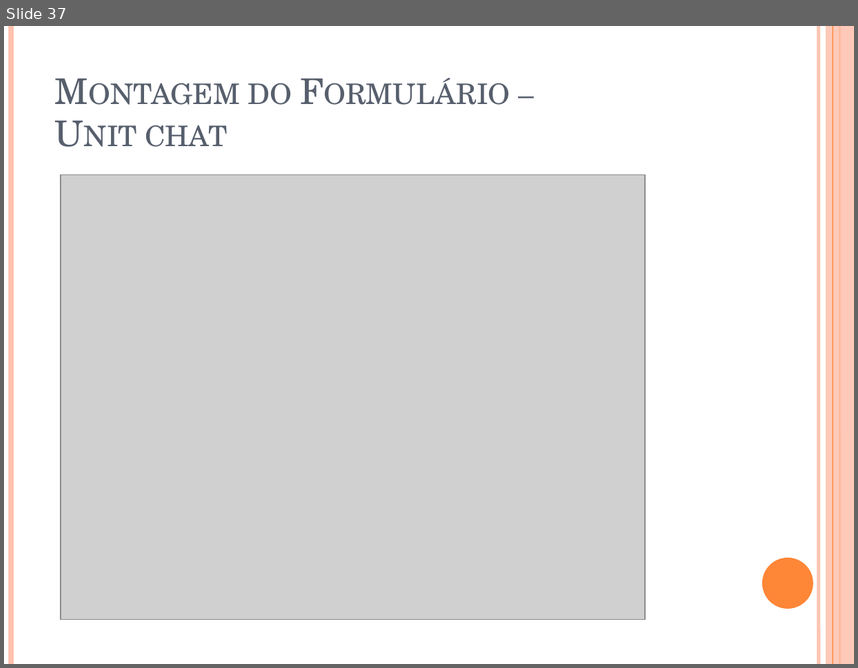
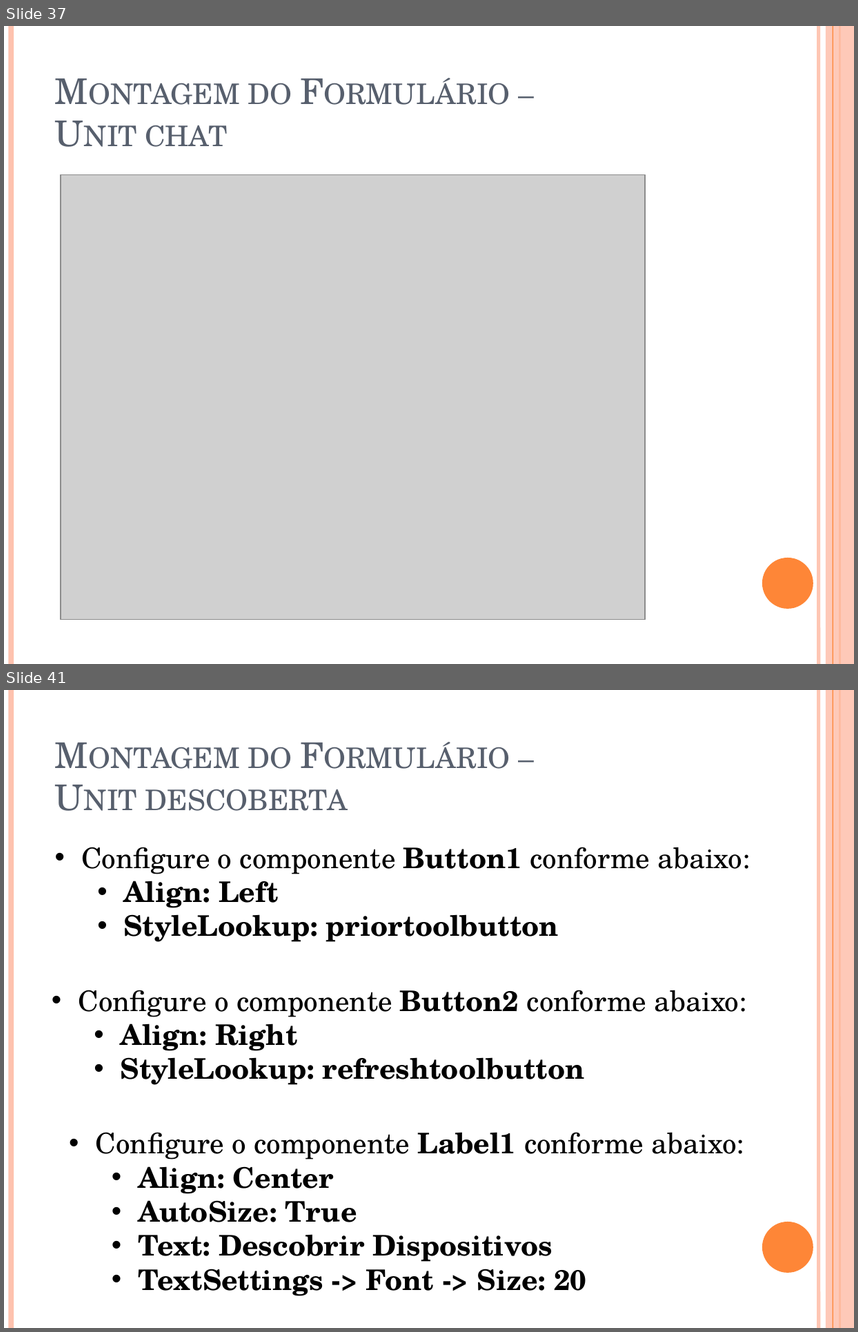
Before and after one commit to igorscandido/Conexao-Bluetooth-usando-Delphi, a slide deck: Stuff/Conexão Bluetooth usando Delphi.pptx. Shown one above the other, each under a label of ours: slide 37 before the commit, slides 37 and 41 after it; the slides between them are not shown. The pictures are 858x668 and 858x1332 pixels, drawn with LibreOffice and Linux fonts; fonts in the diff are those of the drawing; grey boxes stand for pictures. Boxes give left, top, right and bottom in pixels: in the first picture for what was removed or moved away, otherwise in the second. Text is boxed around its words. In the diff, an @@ line names an element or a change of style, - is before the commit and + after.

```diff
--- a/Stuff/Conexão Bluetooth usando Delphi.pptx
+++ b/Stuff/Conexão Bluetooth usando Delphi.pptx
@@ slide 41 added at bbox=[4, 690, 854, 1328], background #FFFFFF; not listed: 6 template elements that a slide beside it also shows @@
@@ title added at bbox=[145, 747, 348, 811], 30 pt, text #575F6D, small capitals @@
+Montagem do Formulário –
+Unit descoberta
@@ text added at bbox=[81, 847, 751, 942], 24 pt, text #000000, bold @@
+• Configure o componente Button1 conforme abaixo:
+  • Align: Left
+  • StyleLookup: priortoolbutton
@@ text added at bbox=[78, 989, 747, 1085], 24 pt, text #000000, bold @@
+• Configure o componente Button2 conforme abaixo:
+  • Align: Right
+  • StyleLookup: refreshtoolbutton
@@ text added at bbox=[96, 1132, 744, 1296], 24 pt, text #000000, bold @@
+• Configure o componente Label1 conforme abaixo:
+  • Align: Center
+  • AutoSize: True
+  • Text: Descobrir Dispositivos
+  • TextSettings -> Font -> Size: 20
```
Also in this commit, not shown: 21 other slides added, 1 other file.
